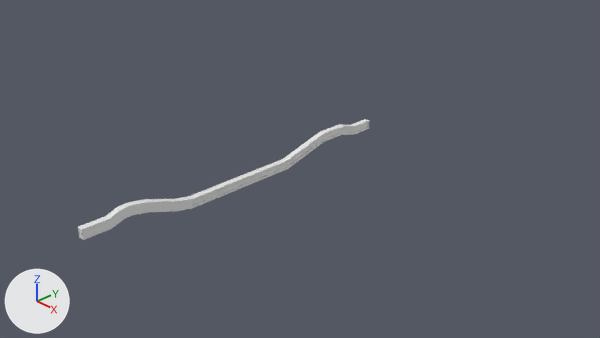
The Blender file JeepWillys/willysWithChassisAndSup.blend, before and after one commit.
Both versions are drawn from the file's camera 'Camera'. Lighting does not change. The marker at lower left points along +X, +Y and +Z.

Script lines for the objects in view, before the commit:
```python
me_cube_001 = bpy.data.meshes.new('Cube.001')
me_cube_001.from_pydata(...)  # 154 vertices, 151 faces; spans x -1.0..1.0, y -17.8..19.8, z -4.4..1.0
ob_leftframe = bpy.data.objects.new('leftFrame', me_cube_001)
ob_leftframe.location = (-0.74, -0.19, -0.04)
ob_leftframe.scale = (-0.0587, 0.169, -0.0897)
```
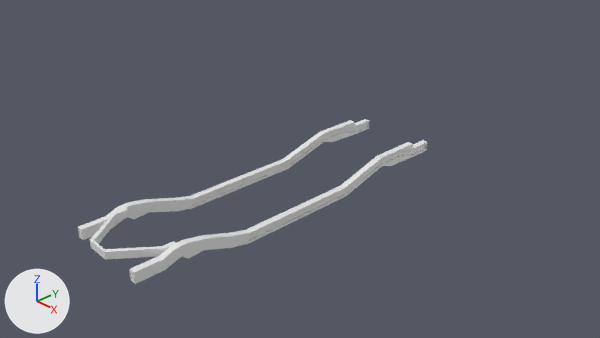
Boxes [x1, y1, x2, y2] around the edits, measured in the pictures (600 x 338 px):
'rightFrame', added: after [129, 140, 428, 284]
'crossMemberVbraket', added: after [90, 208, 176, 260]

The change, as a list of edits to the scene's bpy script:
```text
Add me_cube_002:
    me_cube_002.from_pydata(...)  # 174 vertices, 171 faces; spans x -1.0..1.0, y -17.8..19.8, z -4.4..1.0
Add me_cube_003:
    me_cube_003.from_pydata(...)  # 24 vertices, 22 faces; spans x -3.7..3.9, y -0.6..24.8, z -1.0..1.0
Add ob_rightframe:
    ob_rightframe = bpy.data.objects.new('rightFrame', me_cube_002)
    ob_rightframe.location = (0.73, -0.19, -0.04)
    ob_rightframe.scale = (-0.0587, 0.169, -0.0897)
Add ob_crossmembervbraket:
    ob_crossmembervbraket = bpy.data.objects.new('crossMemberVbraket', me_cube_003)
    ob_crossmembervbraket.location = (-0.02, -3.28, 0.29)
    ob_crossmembervbraket.scale = (0.178, 0.0333, 0.0627)
```
